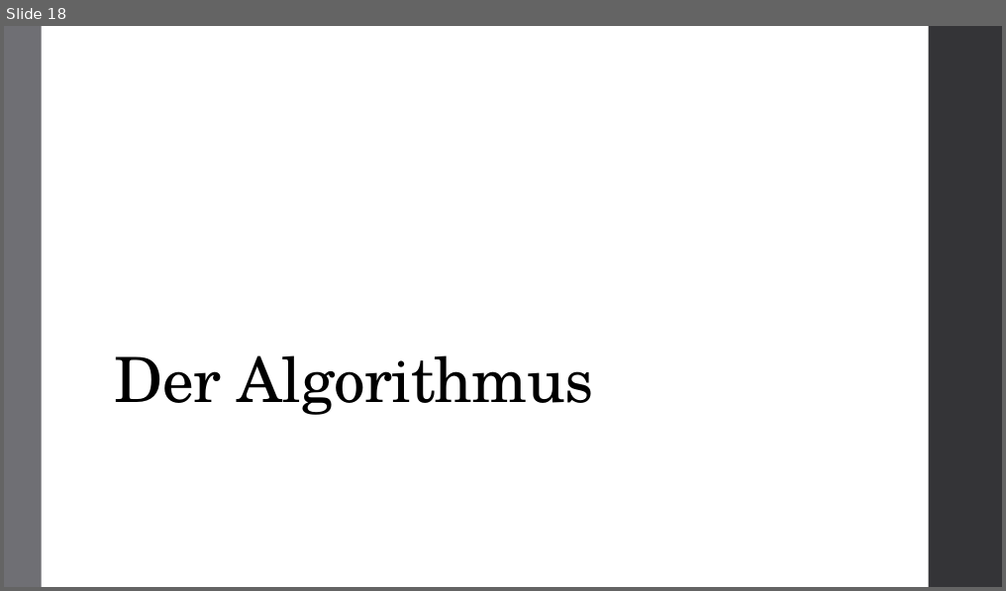
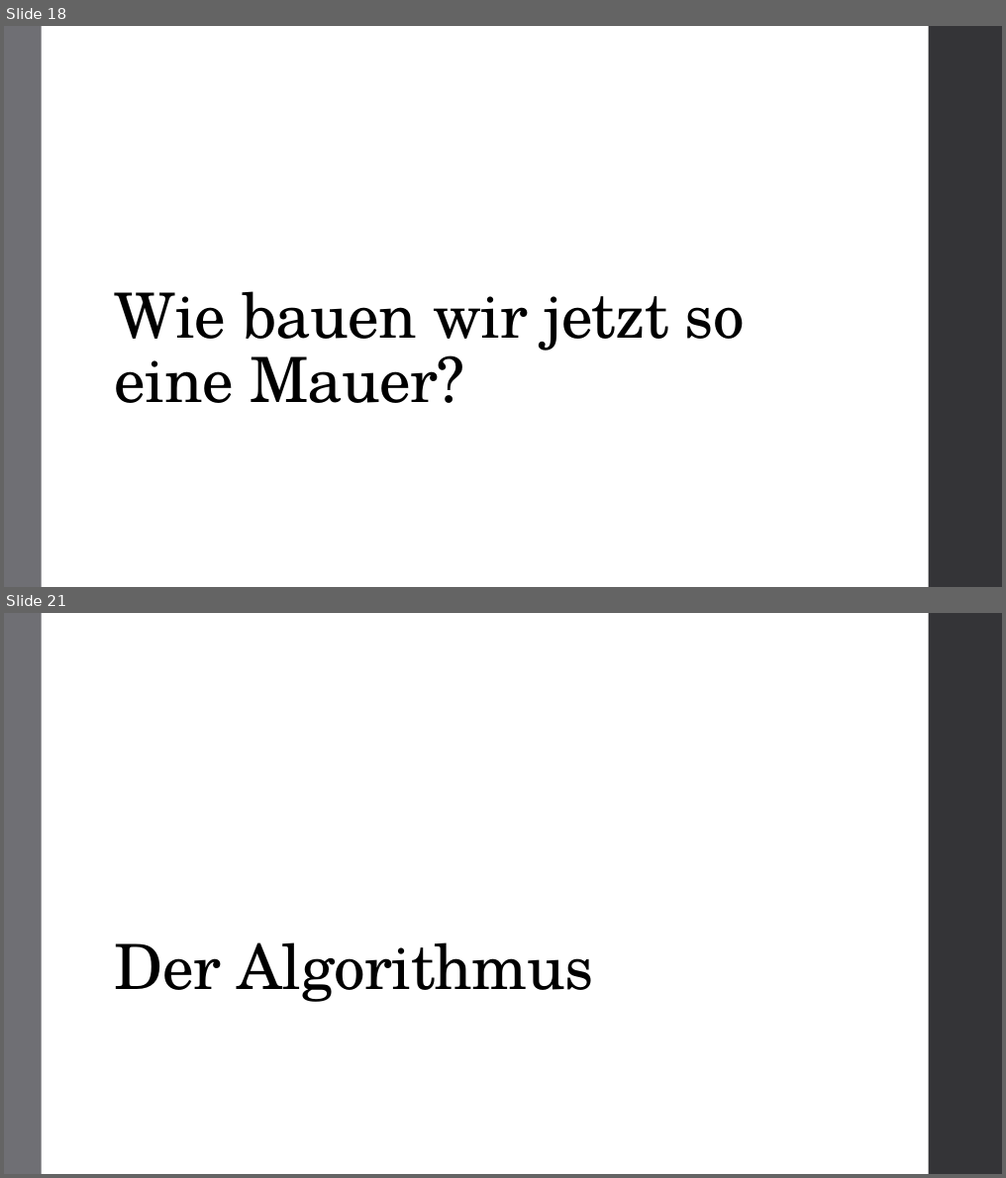
Before and after one commit to atalantus/BwInf36_Runde02, a slide deck: Aufgabe01_Praesentation.pptx. Shown one above the other, each under a label of ours: slide 18 before the commit, slides 18 and 21 after it; the slides between them are not shown. The pictures are 1006x591 and 1006x1178 pixels, drawn with LibreOffice and Linux fonts; fonts in the diff are those of the drawing. Boxes give left, top, right and bottom in pixels: in the first picture for what was removed or moved away, otherwise in the second. Text is boxed around its words. In the diff, an @@ line names an element or a change of style, - is before the commit and + after.

```diff
--- a/Aufgabe01_Praesentation.pptx
+++ b/Aufgabe01_Praesentation.pptx
@@ slide 18 added at (4,26,1002,587), background #FFFFFF; not listed: 2 template elements that a slide beside it also shows @@
@@ title added at (115,291,745,403), 60 pt, text #000000 @@
+Wie bauen wir jetzt so eine Mauer?
@@ what was slide 18 is now slide 21 @@
```
Also in this commit, not shown: 3 slides changed, 7 other slides added, 1 slide removed.
